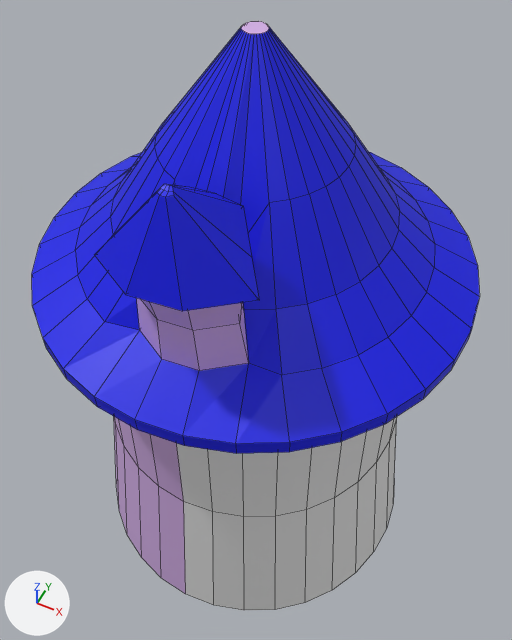
Two versions of the Blender file Assets/_Project/Models/Fia-Models/MagicTower.blend, one commit apart.
Before and after are seen from a 50 mm camera at (3.09, -6.17, 11.96) aimed at (0.01, -0.01, 4.26). Lighting does not change. The marker at lower left points along +X, +Y and +Z. Mesh edges are drawn as thin lines.
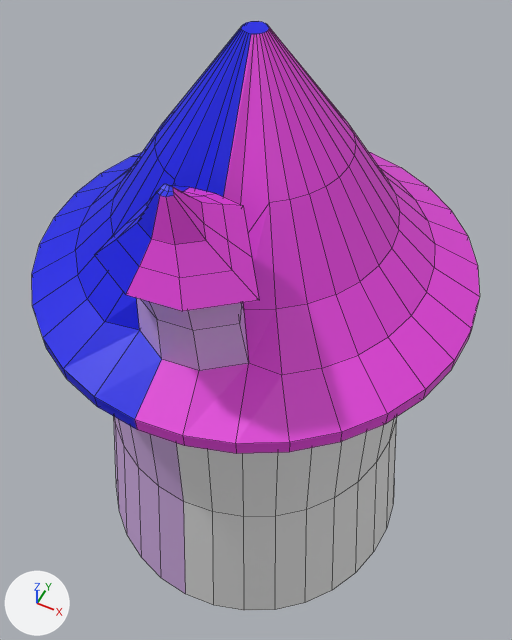
The change, as JSON lines over the scene's bpy script:
```json
{"op": "add", "block": "mat_bigrooffront", "code": ["mat_bigrooffront = principled_material('BigRoofFront')", "mat_bigrooffront.base_color = (0.8, 0.0527, 0.733)  # pink #e741de"]}
{"block": "me_cylinder", "where": "# used by ob_cylinder; location = (0.0, 0.0, 0.0); scale = (2.9, 2.9, 2.9)"}
{"op": "remove", "block": "me_cylinder", "code": "me_cylinder.from_pydata(...)  # 348 vertices, 318 faces; spans x -1.0..1.0, y -1.0..1.0, z -0.02..2.97"}
{"op": "add", "block": "me_cylinder", "code": "me_cylinder.from_pydata(...)  # 368 vertices, 338 faces; spans x -1.0..1.0, y -1.0..1.0, z -0.02..2.97"}
{"block": "me_cylinder", "change": "me_cylinder part 1"}
{"block": "me_cylinder", "change": "10 faces are deleted"}
{"block": "me_cylinder", "change": "20 vertices are added at x -0.12..0.29, y -0.85..-0.54, z 2.57..2.71"}
{"block": "me_cylinder", "change": "12 new faces join them, mat_roof (blue #000ee7)"}
{"block": "me_cylinder", "change": "18 new faces join them, mat_bigrooffront (pink #e741de)"}
{"block": "me_cylinder", "change": "me_cylinder part 2: 1 face spanning x -0.05..0.05, y -0.05..0.05, z 2.97 switches from mat_walls (purple #d4afe7) to mat_roof (blue #000ee7)"}
{"block": "me_cylinder", "change": "me_cylinder part 3: 85 faces spanning x -0.38..1.0, y -1.0..1.0, z 1.84..2.97 switch from mat_roof (blue #000ee7) to mat_bigrooffront (pink #e741de)"}
```

Location of each change, (x1, y1, x2, y2) in pixels of the pictures (512 x 640 px):
```json
{"part": 1, "of": "me_cylinder", "change": "built on", "before": [94, 184, 259, 311], "after": [94, 186, 259, 311]}
{"part": 2, "of": "me_cylinder", "change": "recoloured", "before": [241, 21, 269, 34], "after": [241, 21, 269, 34], "on screen": "purple to blue"}
{"part": 3, "of": "me_cylinder", "change": "recoloured", "before": [135, 27, 480, 453], "after": [135, 27, 480, 453], "on screen": "blue to pink"}
```
